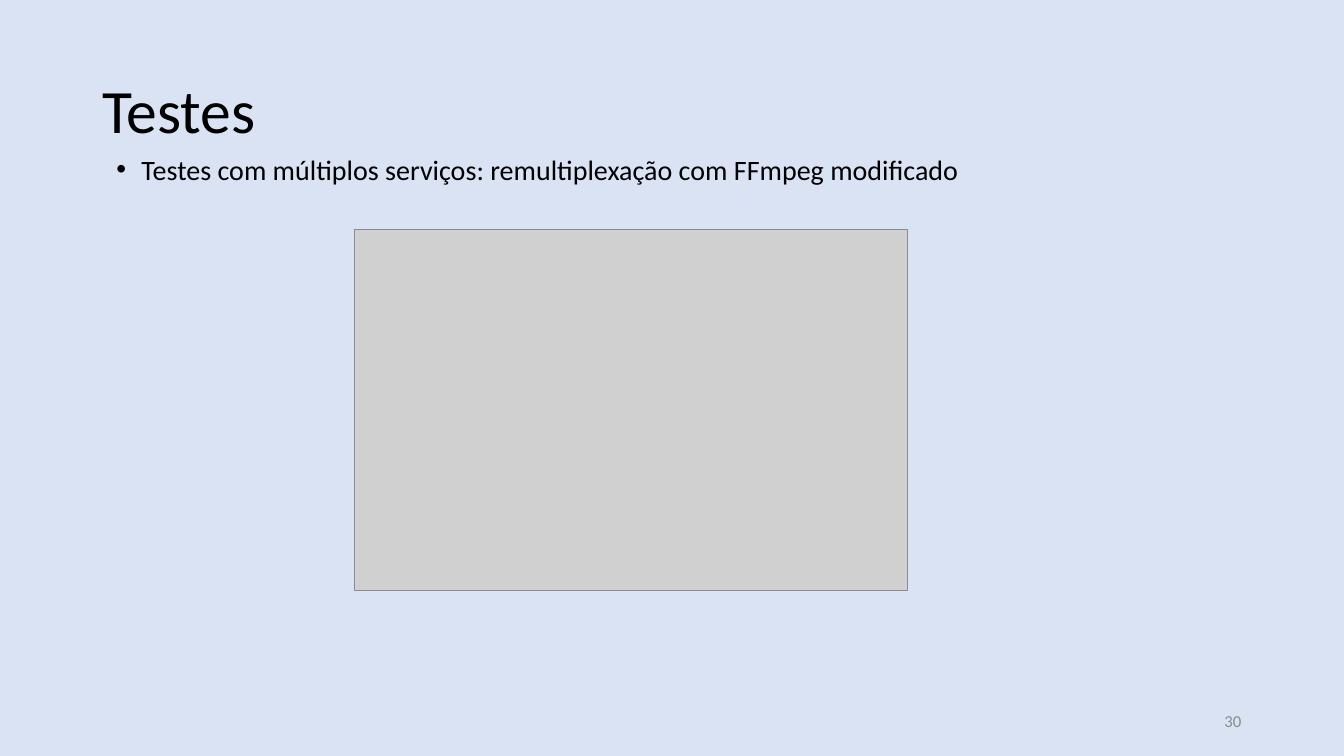
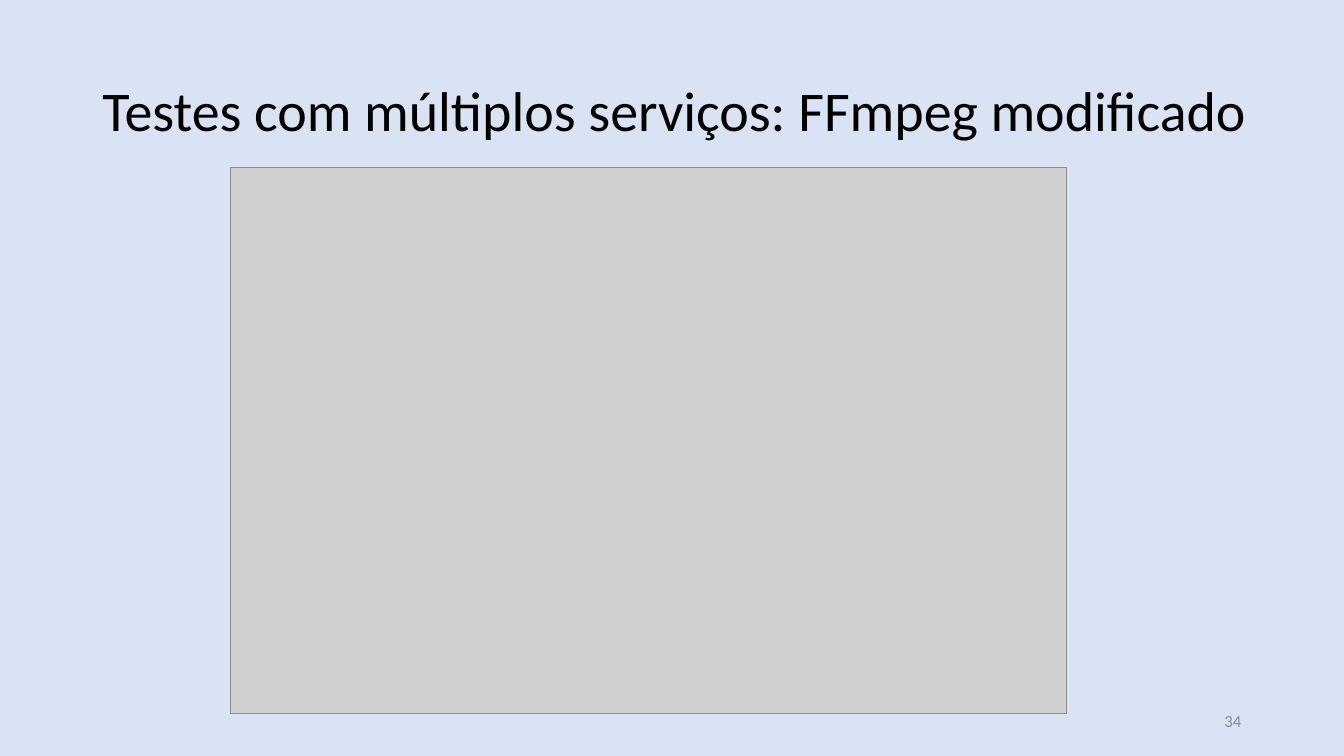
Before and after one commit to nasall2/TCC, a slide deck: slide 34 of relatorio/abntex2-modelos-1.9.2/figuras/apresentacao.pptx (slide 30 before the commit). Drawn at 1344x756 pixels with LibreOffice and Linux fonts; fonts in the diff are those of the drawing; grey boxes stand for pictures. Boxes give left, top, right and bottom in pixels: in the first picture for what was removed or moved away, otherwise in the second. Text is boxed around its words. In the diff, an @@ line names an element or a change of style, - is before the commit and + after.

```diff
--- a/relatorio/abntex2-modelos-1.9.2/figuras/apresentacao.pptx
+++ b/relatorio/abntex2-modelos-1.9.2/figuras/apresentacao.pptx
@@ text "Testes com múltiplos serviços: FFmpeg ..." at (102,92,1246,141): vertical alignment top to middle @@
@@ text at (102,92,1246,141): text changed; size 20 to 40 pt @@
-• Testes com múltiplos serviços: remultiplexação com FFmpeg modificado
+Testes com múltiplos serviços: FFmpeg modificado
@@ text removed at (102,93,255,134) @@
-Testes
@@ picture: place and size @@
-picture at (354,230,907,591)
+picture at (231,167,1067,713)
@@ page number at (1224,716,1241,727): text changed @@
-30
+34
```
Also in this commit, not shown: 28 other slides changed, 10 slides added, 3 slides removed.
